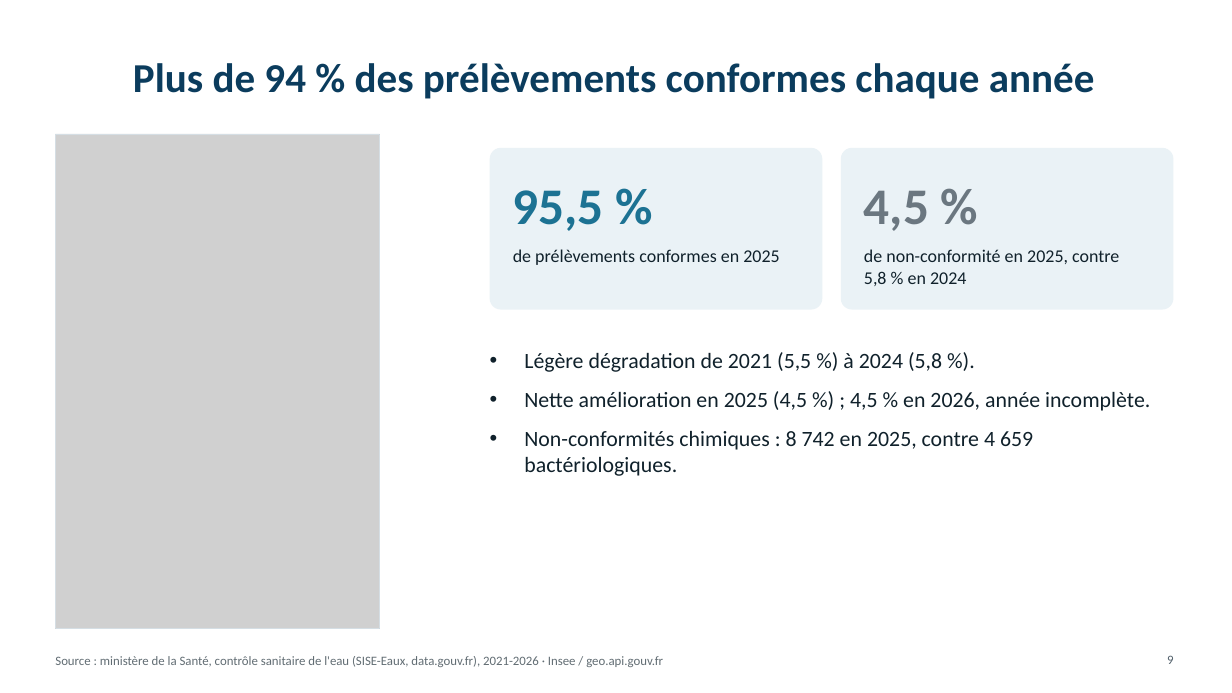
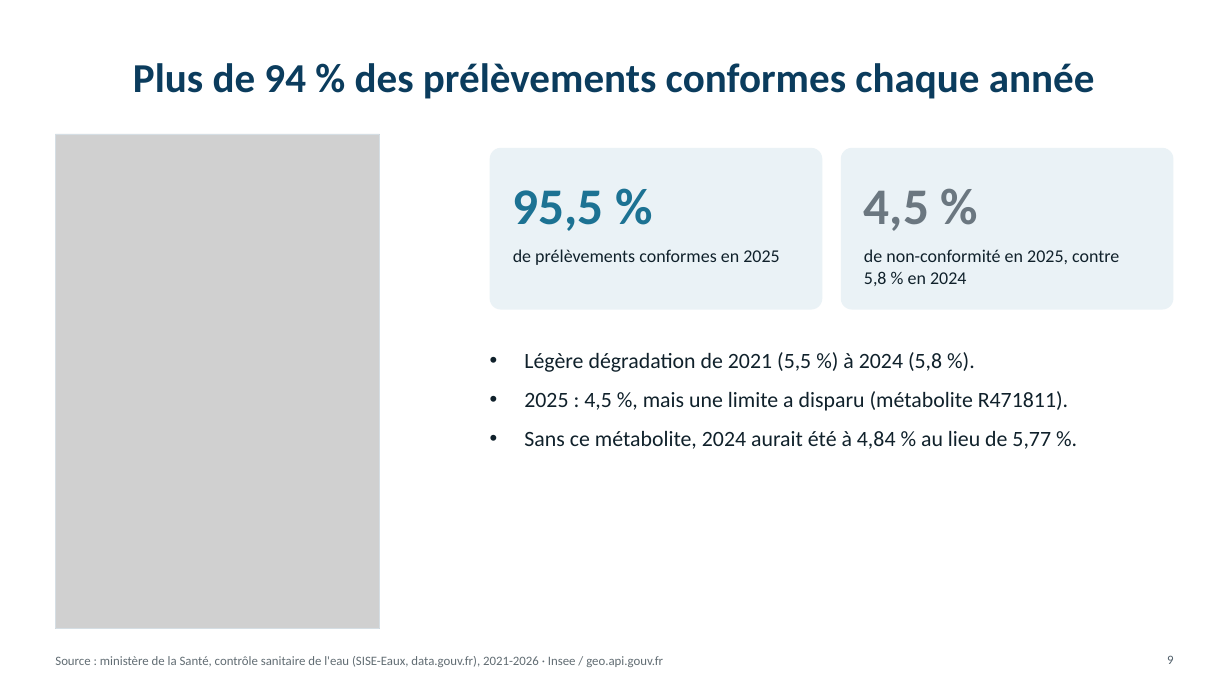
Before and after one commit to akka-ben/dataviz-qualite-eau, a slide deck: slide 9 of Presentation_Eau_du_robinet_v2.pptx. Drawn at 1232x693 pixels with LibreOffice and Linux fonts; fonts in the diff are those of the drawing; grey boxes stand for pictures. Boxes give left, top, right and bottom in pixels: in the first picture for what was removed or moved away, otherwise in the second. Text is boxed around its words. In the diff, an @@ line names an element or a change of style, - is before the commit and + after.

Commit message:
Corrections : comptage des prélèvements, captures Tableau, noms du groupe

```diff
--- a/Presentation_Eau_du_robinet_v2.pptx
+++ b/Presentation_Eau_du_robinet_v2.pptx
@@ text at (x1=524, y1=391, x2=1068, y2=449): text changed @@
-• Nette amélioration en 2025 (4,5 %) ; 4,5 % en 2026, année incomplète.
-• Non-conformités chimiques : 8 742 en 2025, contre 4 659 bactériologiques.
+• 2025 : 4,5 %, mais une limite a disparu (métabolite R471811).
+• Sans ce métabolite, 2024 aurait été à 4,84 % au lieu de 5,77 %.
```
Also in this commit, not shown: 11 other slides changed, 23 other files.
